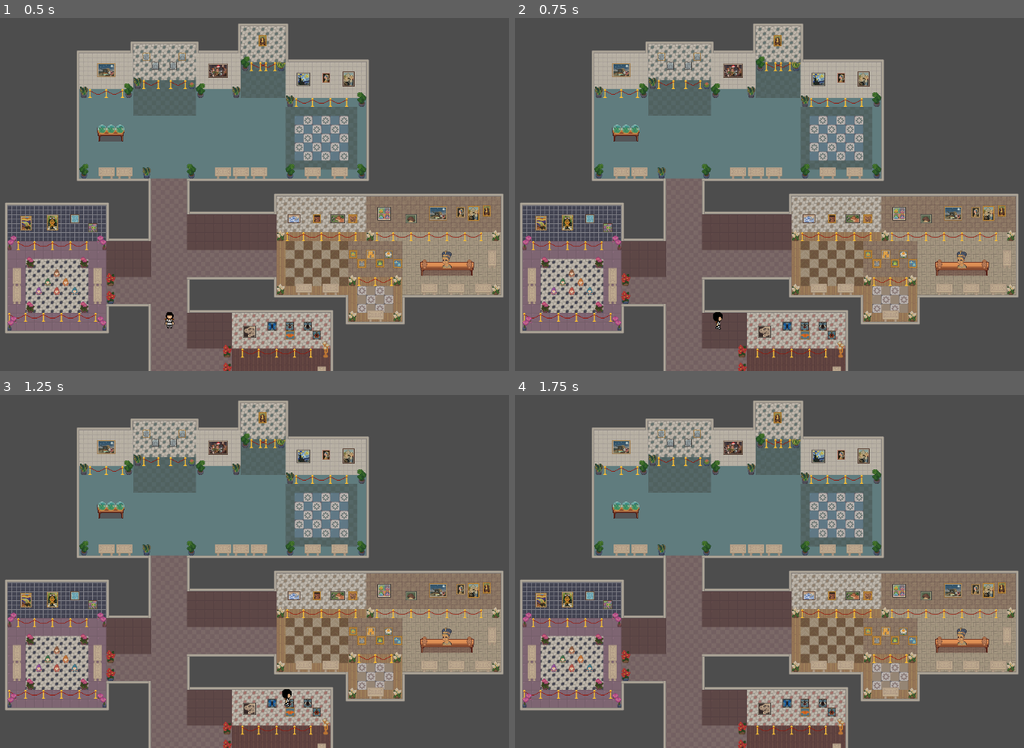
Above: before the commit, frames 1-4 (two rows, left to right).
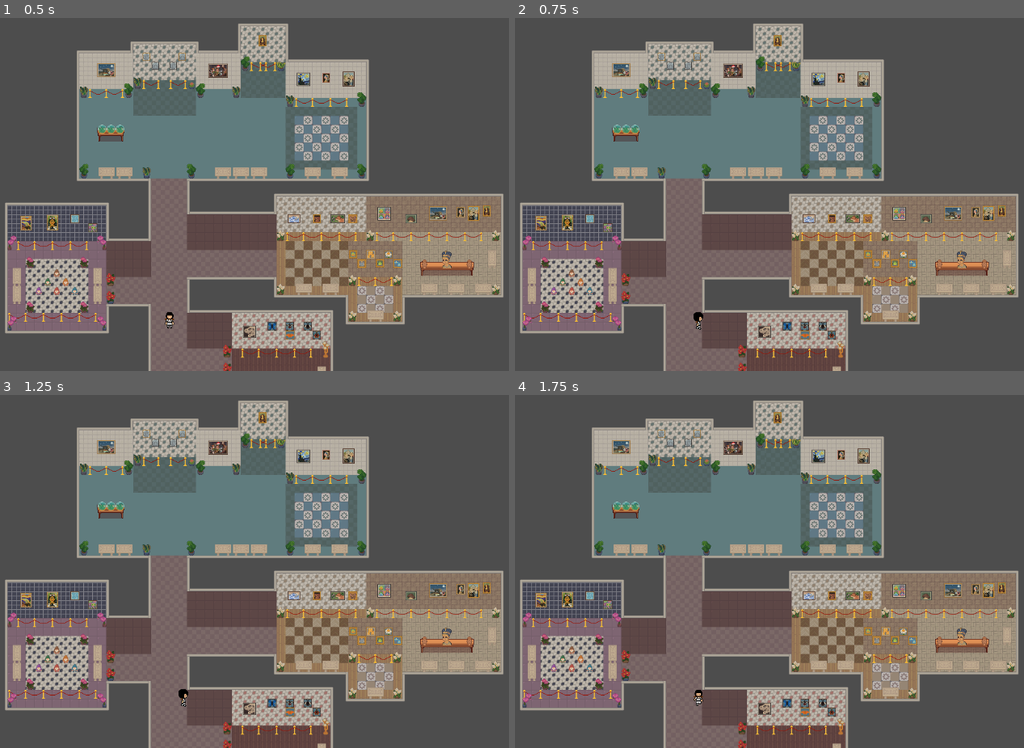
Above: after the commit, the same moments.

Repository: toonwuka04/BurglaryProto4
Game: Godot game, scene res://InnerMusuem.tscn
Two runs of this game, one before a commit and one after it. Both use one fixed random seed, a clock stepped at 60 frames per second and the inputs below.
Inputs:
- Up to frame 1 (0.5 s): no input
- Up to frame 2 (0.75 s): tap Enter at 0.5 s; hold Right (ui_right) from 0.53 s (still down)
- Up to frame 3 (1.25 s): keep holding Right (ui_right)
- Up to frame 4 (1.75 s): tap Space at 1.25 s; release Right (ui_right) at 1.28 s; hold Down (ui_down) from 1.28 s (still down)

Frame 1 is identical in both runs. In frame 2, 0.1% of the frame differs, in the area x 35-41%, y 83-89%; in frame 3, 0.1%, in the area x 35-58%, y 83-89%; in frame 4, less than 0.1%.

Commit message:
collisions masks fixed

Diff:
--- a/InnerMusuem.tscn
+++ b/InnerMusuem.tscn
@@ -6,7 +6,7 @@
 [node name="Node2D" type="Node2D"]
 
 [node name="Collision Layer" type="TileMapLayer" parent="."]
-tile_map_data = PackedByteArray("AAANAAcAAQADAA8AAAAOAAcAAQA …(4048 unchanged characters)… DAA8AACA0AB8AAQADAA8AACAzAB8AAQADAA8AACA=")
+tile_map_data = PackedByteArray("AAANAAcAAQADAA8AAAAOAAcAAQA …(4048 unchanged characters)… DAA8AACA0AB8AAQADAA8AACAzAB8AAQADAA8AACAVAEIAAQADABEAAAAWAEIAAQADABEAAAAXAEIAAQADABEAAAAYAEIAAQADABEAAAA=")
 tile_set = ExtResource("1_42ak6")
 
 [node name="TileMapLayer" type="TileMapLayer" parent="."]
@@ -23,9 +23,10 @@
 
 [node name="FrontMost" type="TileMapLayer" parent="."]
 z_index = 10
-tile_map_data = PackedByteArray("AAAPABEAAwAAAAcAAAAPABIAAwA …(1664 unchanged characters)… CAAMAAAA1ABsAAgAMAB8AAAA2ABsAAgANAB8AAAA=")
+tile_map_data = PackedByteArray("AAAPABEAAwAAAAcAAAAPABIAAwA …(1664 unchanged characters)… CAAMAAAA1ABsAAgAMAB8AAAA2ABsAAgANAB8AAAAVAEIAAQAeACkAAAAWAEIAAQAeACkAAAAXAEIAAQAeACkAAAAYAEIAAQAeACkAAAAVADkAAQAmAAoAAAAWADkAAQAmAAoAAAAXADkAAQAmAAoAAAAYADkAAQAmAAoAAAA=")
 tile_set = ExtResource("1_42ak6")
 
 [node name="Thief" parent="." instance=ExtResource("2_b08ww")]
 texture_filter = 1
 position = Vector2(369, 558)
+collision_mask = 2
--- a/project.godot
+++ b/project.godot
@@ -12,7 +12,7 @@
 
 config/name="Burglary"
 run/main_scene="uid://cm4vlogtnofo6"
-config/features=PackedStringArray("4.4", "Mobile")
+config/features=PackedStringArray("4.3", "Mobile")
 config/icon="res://icon.svg"
 
 [rendering]
